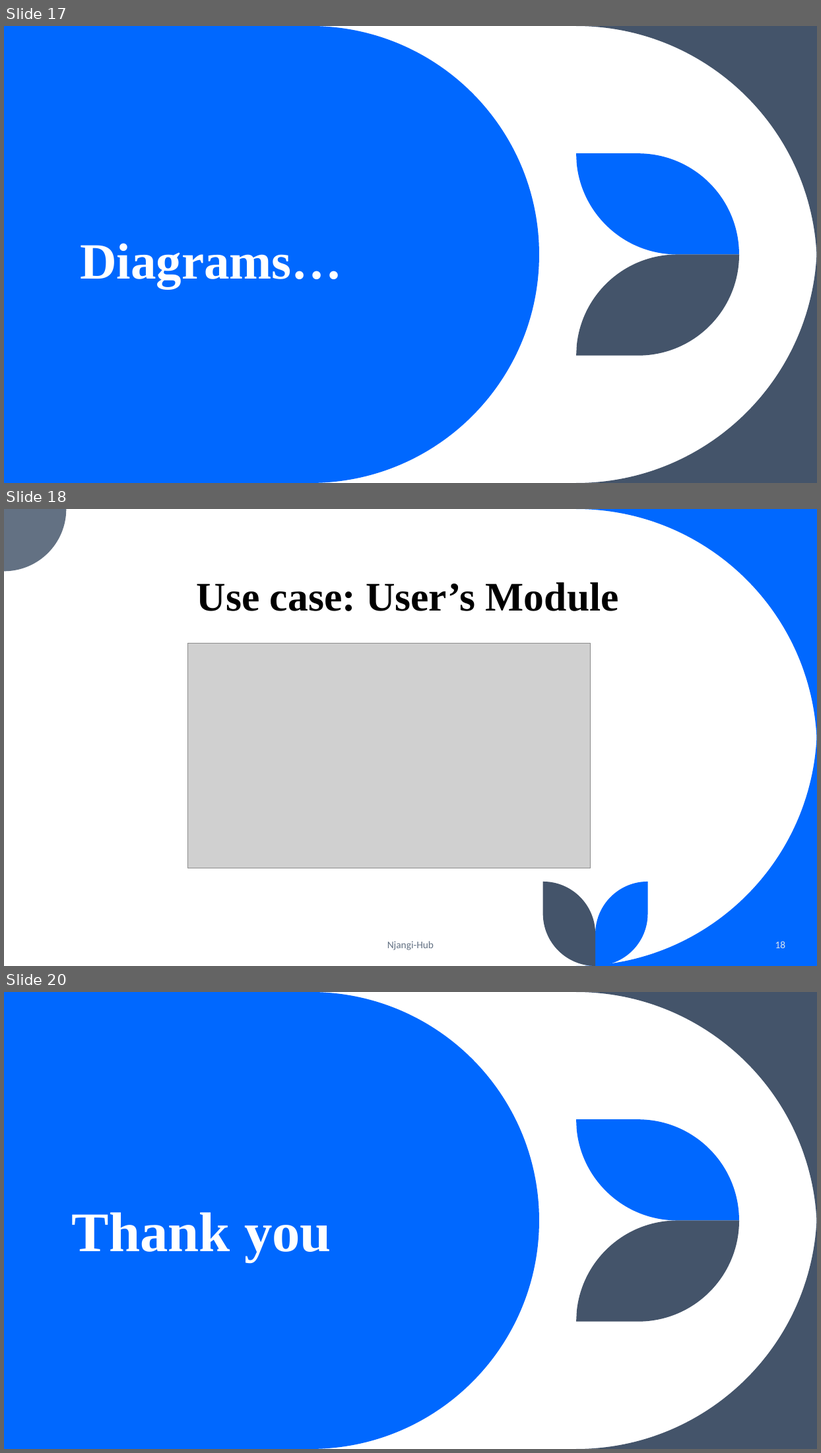
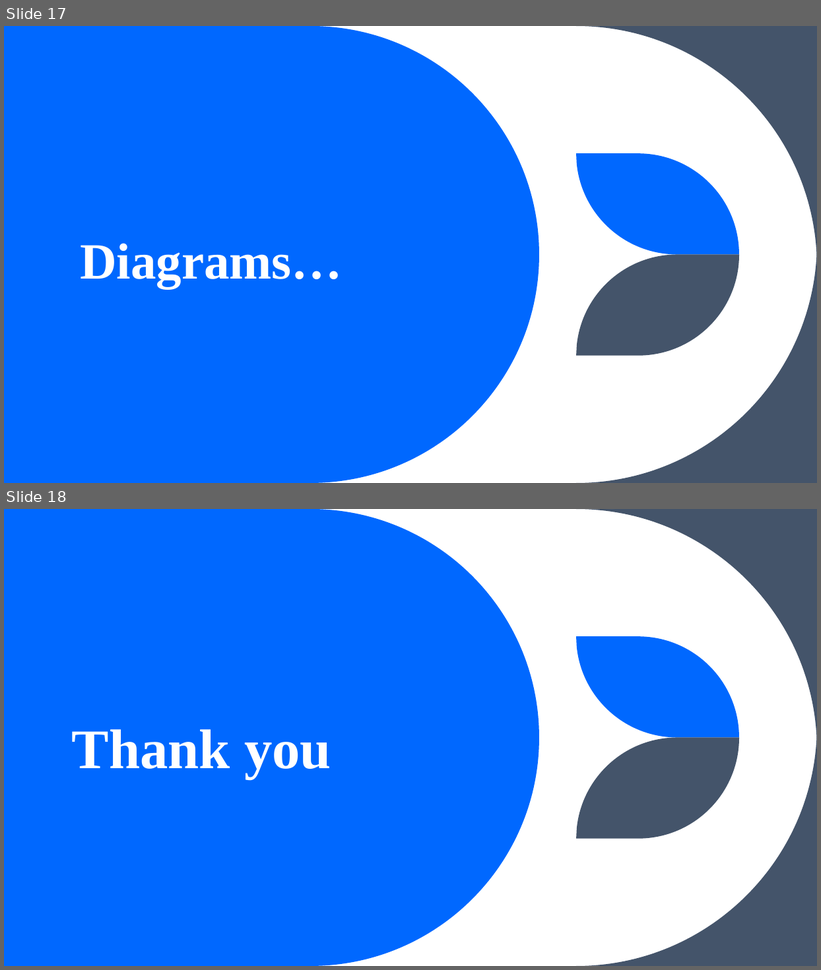
Before and after one commit to Fuangi/Landmark-njangi-hub, a slide deck: njangi.pptx. Shown one above the other, each under a label of ours: slides 17, 18 and 20 before the commit, slides 17 and 18 after it; the slides between them are not shown. The pictures are 821x1453 and 821x970 pixels, drawn with LibreOffice and Linux fonts; fonts in the diff are those of the drawing; grey boxes stand for pictures. Boxes give left, top, right and bottom in pixels: in the first picture for what was removed or moved away, otherwise in the second. Text is boxed around its words. In the diff, an @@ line names an element or a change of style, - is before the commit and + after.

```diff
--- a/njangi.pptx
+++ b/njangi.pptx
@@ slide 18 removed at <box>4,509,817,966</box>, background #FFFFFF @@
@@ freeform shape removed at <box>4,509,66,571</box> @@
@@ freeform shape removed at <box>576,509,817,750</box> @@
@@ title removed at <box>197,582,619,611</box> @@
-Use case: User’s Module
@@ picture removed at <box>187,644,590,868</box> @@
@@ freeform shape removed at <box>576,725,817,966</box> @@
@@ freeform shape removed at <box>543,882,596,966</box> @@
@@ freeform shape removed at <box>596,882,648,966</box> @@
@@ text removed at <box>387,941,434,951</box> @@
-Njangi-Hub
@@ page number removed at <box>776,941,786,949</box> @@
-18
@@ what was slide 20 is now slide 18 @@
```
Also in this commit, not shown: 1 slide changed, 1 other slide removed.
